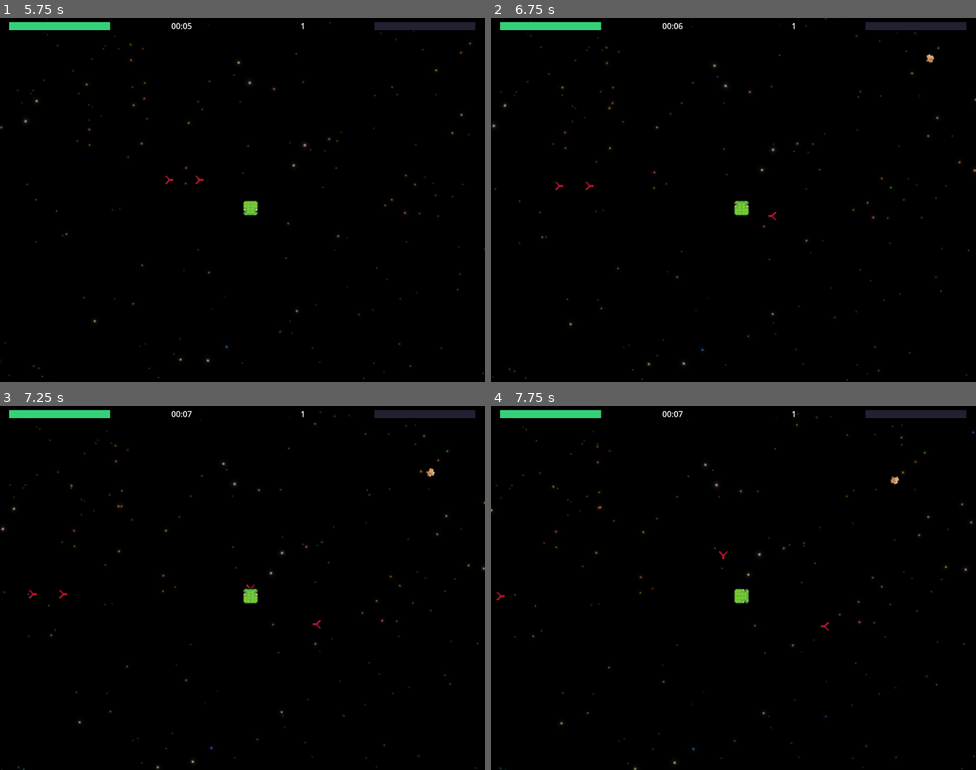
Above: before the commit, frames 1-4 (two rows, left to right).
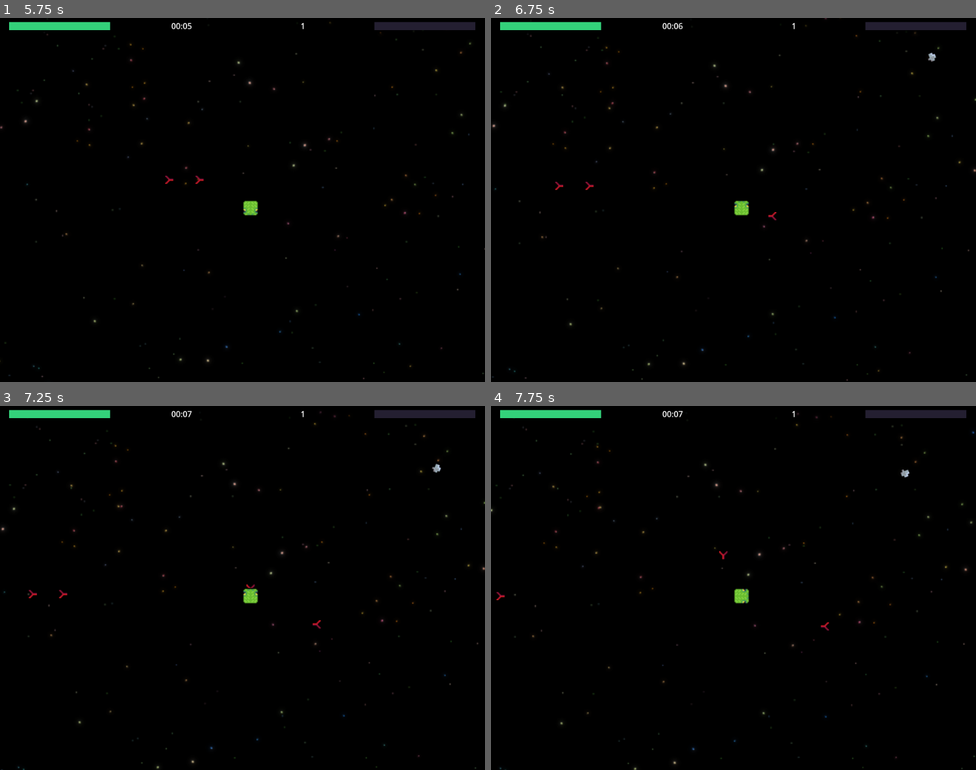
Above: after the commit, the same moments.

Repository: jaerrib/space-snake-survivor
Game: Godot game, scene res://scenes/main/main.tscn
Same seed, same stepped clock (60 frames per second), same inputs: the game is played once before the commit and once after it.
Inputs:
- Up to frame 1 (5.75 s): hold D (right) 0.53-1.28 s; tap P (xp_spawn) every 0.75 s from 0.6 to 5.1 s; hold S (down) 1.28-2.03 s; hold D (right) 2.03-2.78 s; hold Up (up) 2.78-3.53 s; hold A (left) 3.53-5.03 s; hold S (down) from 5.03 s (still down)
- Up to frame 2 (6.75 s): release S (down) at 5.78 s; hold D (right) 5.78-6.53 s; tap P (xp_spawn) at 5.85, 6.6 s; hold Up (up) from 6.53 s (still down)
- Up to frame 3 (7.25 s): keep holding Up (up)
- Up to frame 4 (7.75 s): release Up (up) at 7.28 s; hold D (right) from 7.28 s (still down); tap P (xp_spawn) at 7.35 s

Frame 1 is identical in both runs. In frame 2, less than 0.1% of the frame differs, in the area x 89-92%, y 9-13%; in frame 3, less than 0.1%; in frame 4, less than 0.1%, in the area x 82-87%, y 17-22%.

Commit message:
Create small asteroid variant

Diff:
--- a/scenes/asteroid_small/asteroid_small.gd
+++ b/scenes/asteroid_small/asteroid_small.gd
@@ -1,8 +1,9 @@
 class_name AsteroidSmall extends EnemyBase
+
+@export var sprite_frame: int
 
 @onready var sprite_2d: Sprite2D = $Sprite2D
 
 
 func _ready() -> void:
-	var frame_number: int = randi_range(0, 1)
-	sprite_2d.frame = frame_number
+	sprite_2d.frame = sprite_frame
--- a/scenes/asteroid_small/asteroid_small.tscn
+++ b/scenes/asteroid_small/asteroid_small.tscn
@@ -57,6 +57,8 @@
 collision_mask = 5
 motion_mode = 1
 script = ExtResource("2_7vdy8")
+sprite_frame = 0
+movement_speed = 10.0
 hp = 5.0
 
 [node name="Sprite2D" parent="." index="0"]
--- /dev/null
+++ b/scenes/asteroid_small/asteroid_small_2.tscn
@@ -0,0 +1,7 @@
+[gd_scene load_steps=2 format=3 uid="uid://c16qrpjxutr1d"]
+
+[ext_resource type="PackedScene" uid="uid://2485q7jl1pa3" path="res://scenes/asteroid_small/asteroid_small.tscn" id="1_qsaib"]
+
+[node name="AsteroidSmall2" instance=ExtResource("1_qsaib")]
+sprite_frame = 1
+movement_speed = 20.0
